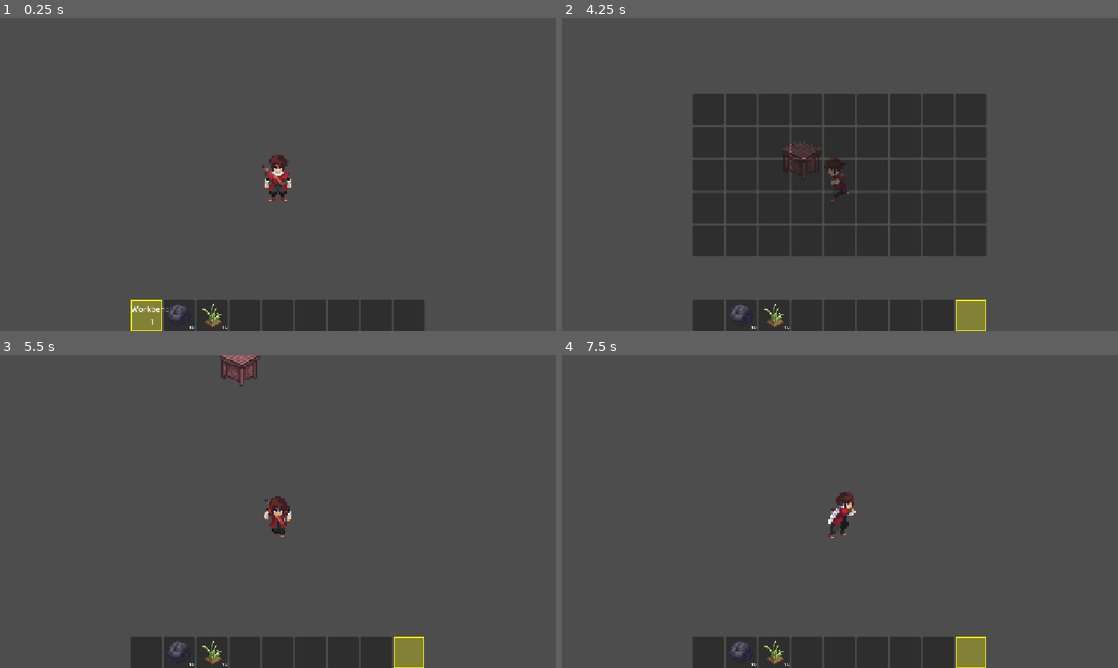
Above: before the commit, frames 1-4 (two rows, left to right).
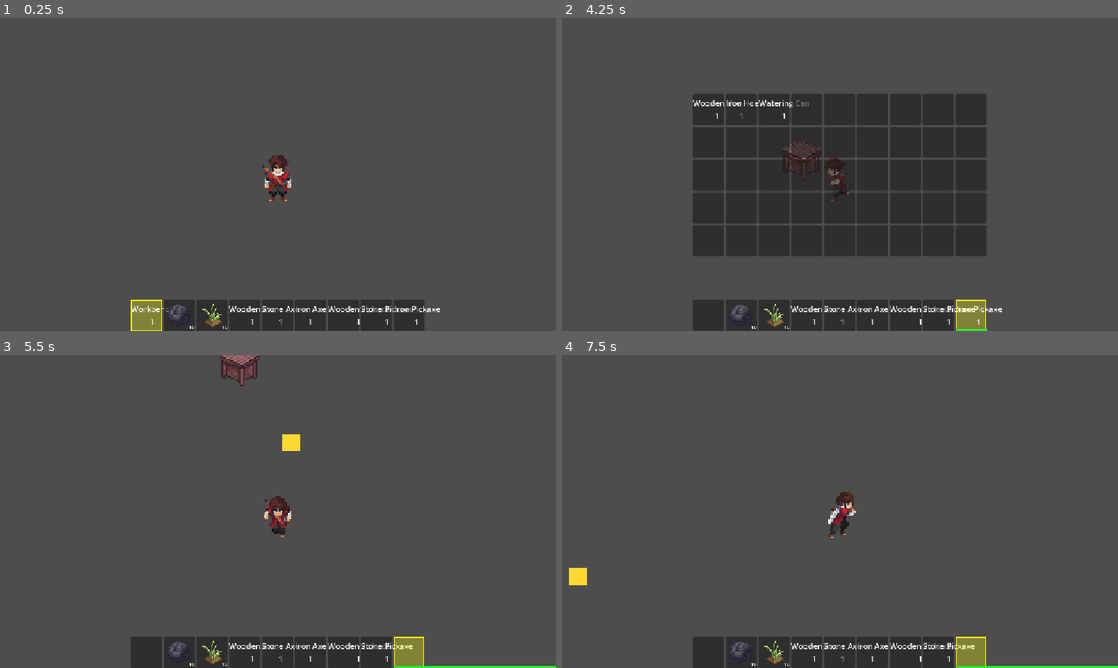
Above: after the commit, the same moments.

Repository: tremirhankaya/my-cosmos
Game: Godot game, scene res://world.tscn
Same seed, same stepped clock (60 frames per second), same inputs: the game is played once before the commit and once after it.
Inputs (mouse positions are in pixels of both pictures, inside the frame that each line leads up to):
- Up to frame 1 (0.25 s): no input
- Up to frame 2 (4.25 s): tap Enter at 0.5 s; move the mouse to (962, 158) at 0.52 s; hold D (move_right) 0.53-1.28 s; tap E at 0.6 s; click (962, 158) at 0.67 s; move the mouse to (728, 190) at 1.27 s; hold S (move_down) 1.28-2.03 s; tap Q at 1.35 s; click (728, 190) at 1.42 s; move the mouse to (895, 105) at 2.02 s; hold D (move_right) 2.03-2.78 s; hold Alt 2.03-2.78 s; click (895, 105) at 2.17 s; move the mouse to (812, 237) at 2.77 s; hold W (move_up) 2.78-3.53 s; tap 1 at 2.85 s; click (812, 237) at 2.92 s; move the mouse to (1006, 221) at 3.52 s; hold A (move_left) from 3.53 s (still down); tap 9 at 3.6 s; click (1006, 221) at 3.67 s; tap Escape (ui_cancel) at 4.15 s
- Up to frame 3 (5.5 s): move the mouse to (111, 464) at 4.27 s; tap E at 4.35 s; click (111, 464) at 4.42 s; move the mouse to (305, 511) at 5.02 s; release A (move_left) at 5.03 s; hold S (move_down) from 5.03 s (still down); tap Q at 5.1 s; click (305, 511) at 5.17 s
- Up to frame 4 (7.5 s): move the mouse to (756, 433) at 5.77 s; release S (move_down) at 5.78 s; hold D (move_right) 5.78-6.53 s; tap Alt at 5.85 s; click (756, 433) at 5.92 s; move the mouse to (962, 495) at 6.52 s; hold W (move_up) 6.53-7.28 s; tap 1 at 6.6 s; click (962, 495) at 6.67 s; move the mouse to (728, 527) at 7.27 s; hold D (move_right) from 7.28 s (still down); tap 9 at 7.35 s; click (728, 527) at 7.42 s

The runs differ from the first frame. In frame 1, 0.4% of the frame differs, in the area x 41-80%, y 92-98%; in frame 2, 0.7%; in frame 3, 0.7%; in frame 4, 0.7%, in the area x 1-100%, y 68-100%.

Commit message:
Enhance inventory and tool systems: add durability tracking, update item definitions, and improve resource interaction mechanics

Diff:
--- a/prefabs/tree_.tscn
+++ b/prefabs/tree_.tscn
@@ -11,8 +11,7 @@
 
 [node name="Area2D" type="Area2D" unique_id=1176484443]
 script = ExtResource("2_script")
-item_name = "Wood Log"
-amount = 2
+item_name = "Tree"
 
 [node name="Sprite2D" type="Sprite2D" parent="." unique_id=787743199]
 z_index = 1
--- a/prefabs/work_bench.tscn
+++ b/prefabs/work_bench.tscn
@@ -1,24 +1,24 @@
 [gd_scene format=3 uid="uid://c8f5i4n32del8"]
 
-[ext_resource type="Script" uid="uid://bwty1fjccnbac" path="res://scripts/systems/station_node.gd" id="1_ey7v6"]
+[ext_resource type="Script" uid="uid://k12x0i4644lb" path="res://scripts/systems/station_node.gd" id="1_ey7v6"]
 [ext_resource type="Texture2D" uid="uid://dg6wy5xvycwe6" path="res://assets/items/work_bench.png" id="2_ey7v6"]
+
+[sub_resource type="CircleShape2D" id="CircleShape2D_interact"]
+radius = 64.0
 
 [sub_resource type="RectangleShape2D" id="RectangleShape2D_static"]
 size = Vector2(32, 32)
 
-[sub_resource type="CircleShape2D" id="CircleShape2D_interact"]
-radius = 64.0
-
 [node name="WorkBench" type="Area2D" unique_id=82108097]
 script = ExtResource("1_ey7v6")
 
-[node name="Sprite2D" type="Sprite2D" parent="."]
+[node name="Sprite2D" type="Sprite2D" parent="." unique_id=464912457]
 texture = ExtResource("2_ey7v6")
 
-[node name="InteractCollision" type="CollisionShape2D" parent="."]
+[node name="InteractCollision" type="CollisionShape2D" parent="." unique_id=928977318]
 shape = SubResource("CircleShape2D_interact")
 
-[node name="StaticBody2D" type="StaticBody2D" parent="."]
+[node name="StaticBody2D" type="StaticBody2D" parent="." unique_id=1332621340]
 
-[node name="CollisionShape2D" type="CollisionShape2D" parent="StaticBody2D"]
+[node name="CollisionShape2D" type="CollisionShape2D" parent="StaticBody2D" unique_id=1637565404]
 shape = SubResource("RectangleShape2D_static")
--- a/scripts/player.gd
+++ b/scripts/player.gd
@@ -39,6 +39,15 @@
 	Inventory.add_item("Workbench", 1)
 	Inventory.add_item("Stone", 10)
 	Inventory.add_item("Fiber", 10)
+	Inventory.add_item("Wooden Axe", 1)
+	Inventory.add_item("Stone Axe", 1)
+	Inventory.add_item("Iron Axe", 1)
+	Inventory.add_item("Wooden Pickaxe", 1)
+	Inventory.add_item("Stone Pickaxe", 1)
+	Inventory.add_item("Iron Pickaxe", 1)
+	Inventory.add_item("Wooden Hoe", 1)
+	Inventory.add_item("Iron Hoe", 1)
+	Inventory.add_item("Watering Can", 1)
 	hotbar = get_node("/root/World/HUD/Hotbar")
 	place_warning = get_node("/root/World/HUD/PlaceWarning")
 	place_warning.visible = false
@@ -93,23 +102,29 @@
 
 func _get_tool_level(item_name: String) -> int:
 	if item_name == "":
-		return 0  # el (hand)
+		return 0
 	var item = ItemDB.get_item(item_name)
 	if item.get("type", "") == "tool":
 		return item.get("tier", 1)
-	return 0  # tool değilse el sayılır
+	return 0
+
+func _get_equipped_tool_type(item_name: String) -> String:
+	if item_name == "":
+		return ""
+	var item = ItemDB.get_item(item_name)
+	if item.get("type", "") == "tool":
+		return item.get("tool_type", "")
+	return ""
 
 # ── Breaking: basılı tut → progress bar dolar → kırılır ──
 func _try_start_breaking(item_name: String) -> void:
-	var tool_level = _get_tool_level(item_name)
 	var mouse_pos = get_global_mouse_position()
 	var best_node = null
 	var best_dist = INF
 	for node in get_tree().get_nodes_in_group("resource_node"):
 		if not node.player_nearby:
 			continue
-		var dist_to_player = node.global_position.distance_to(global_position)
-		if dist_to_player > BREAK_RANGE:
+		if node.global_position.distance_to(global_position) > BREAK_RANGE:
 			continue
 		var d = node.global_position.distance_to(mouse_pos)
 		if d < best_dist:
@@ -117,10 +132,31 @@
 			best_node = node
 	if best_node == null:
 		return
-	if tool_level < best_node.break_level:
+
+	var req = best_node.required_tool_type
+	var is_hand = (item_name == "")
+
+	# El kontrolü
+	if is_hand and not best_node.hand_allowed:
+		_show_warning("Alet gerekli!")
+		return
+
+	# Yanlış alet tipi → engelle
+	if not is_hand and req != "" and _get_equipped_tool_type(item_name) != req:
+		const TOOL_NAMES = {"axe": "Balta", "pickaxe": "Kazma", "hoe": "Capa"}
+		_show_warning(TOOL_NAMES.get(req, "Uygun alet") + " gerekli!")
+		return
+
+	# Doğru alet tipiyse hız bonusu ver
+	var tool_level = 0
+	if not is_hand and req != "" and _get_equipped_tool_type(item_name) == req:
+		tool_level = _get_tool_level(item_name)
+
+	if tool_level < best_node.min_tier:
 		_show_warning("Daha guclu alet gerekli!")
 		return
-	var multiplier = tool_level - best_node.break_level + 1
+
+	var multiplier = tool_level - best_node.min_tier + 1
 	_is_breaking = true
 	_break_target = best_node
 	_break_progress = 0.0
@@ -135,6 +171,9 @@
 	_break_target.show_progress(ratio)
 	if _break_progress >= _break_effective_time:
 		_break_target._drop_and_destroy()
+		var used_item = hotbar.get_selected_item()
+		if used_item != "":
+			Inventory.use_tool(used_item)
 		_stop_breaking()
 
 func _stop_breaking() -> void:
--- a/scripts/systems/inventory.gd
+++ b/scripts/systems/inventory.gd
@@ -10,25 +10,29 @@
 # ── Held item (cursor'da tasinan item) ──
 var held_item: String = ""
 var held_quantity: int = 0
+var held_durability: int = -1
 var held_source_slot: int = -1
 
 func _ready() -> void:
 	slots.resize(SLOT_COUNT)
 	for i in SLOT_COUNT:
-		slots[i] = {"item": "", "quantity": 0}
+		slots[i] = {"item": "", "quantity": 0, "durability": -1}
 
 func add_item(item_name: String, amount: int = 1) -> bool:
-	# Önce aynı item varsa üstüne ekle
-	for slot in slots:
-		if slot["item"] == item_name:
-			slot["quantity"] += amount
-			inventory_changed.emit()
-			return true
+	var max_dur = ItemDB.get_item(item_name).get("max_durability", -1)
+	# Alet değilse (durability yok) aynı item üstüne ekle
+	if max_dur == -1:
+		for slot in slots:
+			if slot["item"] == item_name:
+				slot["quantity"] += amount
+				inventory_changed.emit()
+				return true
 	# Boş slot bul
 	for slot in slots:
 		if slot["item"] == "":
 			slot["item"] = item_name
 			slot["quantity"] = amount
+			slot["durability"] = max_dur
 			inventory_changed.emit()
 			return true
 	return false  # Envanter dolu
@@ -66,9 +70,11 @@
 		return
 	held_item = slot["item"]
 	held_quantity = slot["quantity"]
+	held_durability = slot["durability"]
 	held_source_slot = slot_index
 	slot["item"] = ""
 	slot["quantity"] = 0
+	slot["durability"] = -1
 	inventory_changed.emit()
 	held_item_changed.emit()
 
@@ -78,10 +84,12 @@
 		return
 	held_item = slot["item"]
 	held_quantity = amount
+	held_durability = slot["durability"]
 	held_source_slot = slot_index
 	slot["quantity"] -= amount
 	if slot["quantity"] == 0:
 		slot["item"] = ""
+		slot["durability"] = -1
 	inventory_changed.emit()
 	held_item_changed.emit()
 
@@ -93,8 +101,10 @@
 	if target["item"] == "":
 		target["item"] = held_item
 		target["quantity"] = held_quantity
+		target["durability"] = held_durability
 		_clear_held()
-	elif target["item"] == held_item:
+	elif target["item"] == held_item and target["durability"] == -1:
+		# Sadece durability'si olmayan itemler merge edilir
 		var max_stack = ItemDB.get_item(held_item).get("max_stack", 99)
 		var space = max_stack - target["quantity"]
 		var to_add = min(held_quantity, space)
@@ -107,10 +117,13 @@
 	else:
 		var temp_item = target["item"]
 		var temp_qty = target["quantity"]
+		var temp_dur = target["durability"]
 		target["item"] = held_item
 		target["quantity"] = held_quantity
+		target["durability"] = held_durability
 		held_item = temp_item
 		held_quantity = temp_qty
+		held_durability = temp_dur
 		held_source_slot = slot_index
 		held_item_changed.emit()
 
@@ -122,7 +135,8 @@
 	if held_source_slot >= 0 and slots[held_source_slot]["item"] == "":
 		slots[held_source_slot]["item"] = held_item
 		slots[held_source_slot]["quantity"] = held_quantity
-	elif held_source_slot >= 0 and slots[held_source_slot]["item"] == held_item:
+		slots[held_source_slot]["durability"] = held_durability
+	elif held_source_slot >= 0 and slots[held_source_slot]["item"] == held_item and held_durability == -1:
 		slots[held_source_slot]["quantity"] += held_quantity
 	else:
 		add_item(held_item, held_quantity)
@@ -132,5 +146,18 @@
 func _clear_held() -> void:
 	held_item = ""
 	held_quantity = 0
+	held_durability = -1
 	held_source_slot = -1
 	held_item_changed.emit()
+
+# Aleti kullan: durability 1 azalt, 0'a gelince kır
+func use_tool(item_name: String) -> void:
+	for slot in slots:
+		if slot["item"] == item_name and slot["durability"] > 0:
+			slot["durability"] -= 1
+			if slot["durability"] == 0:
+				slot["item"] = ""
+				slot["quantity"] = 0
+				slot["durability"] = -1
+			inventory_changed.emit()
+			return
--- a/scripts/systems/item_db.gd
+++ b/scripts/systems/item_db.gd
@@ -4,11 +4,12 @@
 	# ── Ham maddeler ─────────────────────────────────────────────
 	# break_level: 0=el, 1=wooden, 2=stone, 3=iron
 	# break_time: baz kırılma süresi (saniye), tool çarpanıyla bölünür
-	"Wood Log":          {"type": "resource", "max_stack": 99, "break_level": 1, "break_time": 4.0, "icon": "res://assets/items/wood_.png", "placeable": true, "prefab": "res://prefabs/tree_.tscn"},
-	"Stone":             {"type": "resource", "max_stack": 99, "break_level": 0, "break_time": 4.0, "icon": "res://assets/items/rock.png", "placeable": true, "prefab": "res://prefabs/rock_.tscn"},
-	"Iron Ore":          {"type": "resource", "max_stack": 99, "break_level": 2, "break_time": 6.0},
-	"Coal":              {"type": "resource", "max_stack": 99, "break_level": 1, "break_time": 3.0},
-	"Fiber":             {"type": "resource", "max_stack": 99, "break_level": 0, "break_time": 0.3, "icon": "res://assets/items/fiber.png", "placeable": true, "prefab": "res://prefabs/fiber_.tscn"},
+	"Tree":      {"required_tool_type": "axe",     "min_tier": 0, "hand_allowed": true,  "break_time": 4.0, "drops": [{"item": "Wood Log", "min": 3, "max": 5}]},
+	"Wood Log":  {"type": "resource", "max_stack": 99, "icon": "res://assets/items/wood_.png"},
+	"Stone":     {"type": "resource", "max_stack": 99, "required_tool_type": "pickaxe", "min_tier": 0, "hand_allowed": true,  "break_time": 4.0, "icon": "res://assets/items/rock.png", "placeable": true, "prefab": "res://prefabs/rock_.tscn", "drops": [{"item": "Stone",    "min": 2, "max": 4}]},
+	"Iron Ore":  {"type": "resource", "max_stack": 99, "required_tool_type": "pickaxe", "min_tier": 2, "hand_allowed": false, "break_time": 6.0, "drops": [{"item": "Iron Ore", "min": 1, "max": 2}]},
+	"Coal":      {"type": "resource", "max_stack": 99, "required_tool_type": "pickaxe", "min_tier": 1, "hand_allowed": false, "break_time": 3.0, "drops": [{"item": "Coal",     "min": 1, "max": 3}]},
+	"Fiber":     {"type": "resource", "max_stack": 99, "required_tool_type": "",        "min_tier": 0, "hand_allowed": true,  "break_time": 0.3, "icon": "res://assets/items/fiber.png", "placeable": false, "prefab": "res://prefabs/fiber_.tscn", "drops": [{"item": "Fiber", "min": 1, "max": 2}]},
 
 	# ── İşlenmiş metaller ────────────────────────────────────────
 	"Ham Iron":          {"type": "resource", "max_stack": 99},  # Iron Ore → Stone Forge
@@ -45,18 +46,18 @@
 
 	# ── Aletler ──────────────────────────────────────────────────
 	# Kazma: Stone/Coal (tier1+), Iron Ore (tier2+ verimsiz, tier3 verimli)
-	"Wooden Pickaxe":    {"type": "tool", "tool_type": "pickaxe", "tier": 1, "max_stack": 1},
-	"Stone Pickaxe":     {"type": "tool", "tool_type": "pickaxe", "tier": 2, "max_stack": 1},
-	"Iron Pickaxe":      {"type": "tool", "tool_type": "pickaxe", "tier": 3, "max_stack": 1},
+	"Wooden Pickaxe":    {"type": "tool", "tool_type": "pickaxe", "tier": 1, "max_stack": 1, "max_durability": 50},
+	"Stone Pickaxe":     {"type": "tool", "tool_type": "pickaxe", "tier": 2, "max_stack": 1, "max_durability": 150},
+	"Iron Pickaxe":      {"type": "tool", "tool_type": "pickaxe", "tier": 3, "max_stack": 1, "max_durability": 400},
 	# Balta: Wood Log keser
-	"Wooden Axe":        {"type": "tool", "tool_type": "axe",     "tier": 1, "max_stack": 1},
-	"Stone Axe":         {"type": "tool", "tool_type": "axe",     "tier": 2, "max_stack": 1},
-	"Iron Axe":          {"type": "tool", "tool_type": "axe",     "tier": 3, "max_stack": 1},
+	"Wooden Axe":        {"type": "tool", "tool_type": "axe",     "tier": 1, "max_stack": 1, "max_durability": 50},
+	"Stone Axe":         {"type": "tool", "tool_type": "axe",     "tier": 2, "max_stack": 1, "max_durability": 150},
+	"Iron Axe":          {"type": "tool", "tool_type": "axe",     "tier": 3, "max_stack": 1, "max_durability": 400},
 	# Çapa: toprağı sürer
-	"Wooden Hoe":        {"type": "tool", "tool_type": "hoe",     "tier": 1, "max_stack": 1},
-	"Iron Hoe":          {"type": "tool", "tool_type": "hoe",     "tier": 2, "max_stack": 1},
+	"Wooden Hoe":        {"type": "tool", "tool_type": "hoe",     "tier": 1, "max_stack": 1, "max_durability": 50},
+	"Iron Hoe":          {"type": "tool", "tool_type": "hoe",     "tier": 2, "max_stack": 1, "max_durability": 200},
 	# Sulama
-	"Watering Can":      {"type": "tool", "tool_type": "water",   "tier": 1, "max_stack": 1},
+	"Watering Can":      {"type": "tool", "tool_type": "water",   "tier": 1, "max_stack": 1, "max_durability": 100},
 
 	# ── Silahlar ─────────────────────────────────────────────────
 	"Wooden Sword":      {"type": "weapon", "max_stack": 1},
@@ -80,17 +81,17 @@
 	"Iron Leggings":     {"type": "armor", "slot": "legs",  "max_stack": 1},
 
 	# ── Yapılar / Yerleştirilebilir ──────────────────────────────
-	"Campfire":          {"type": "structure", "max_stack": 1, "placeable": true, "prefab": "res://prefabs/work_bench.tscn"},
-	"Bed":               {"type": "structure", "max_stack": 1, "placeable": true, "prefab": "res://prefabs/work_bench.tscn"},
-	"Stone Forge":       {"type": "structure", "max_stack": 1, "placeable": true, "prefab": "res://prefabs/work_bench.tscn"},
-	"Workbench":         {"type": "structure", "max_stack": 1, "placeable": true, "prefab": "res://prefabs/work_bench.tscn"},
-	"Iron Workbench":    {"type": "structure", "max_stack": 1, "placeable": true, "prefab": "res://prefabs/work_bench.tscn"},
-	"Smelter":           {"type": "structure", "max_stack": 1, "placeable": true, "prefab": "res://prefabs/work_bench.tscn"},
-	"Storage Chest":     {"type": "structure", "max_stack": 1, "placeable": true, "prefab": "res://prefabs/work_bench.tscn"},
-	"Conveyor Belt":     {"type": "structure", "max_stack": 1, "placeable": true, "prefab": "res://prefabs/work_bench.tscn"},
-	"Mining Drill":      {"type": "structure", "max_stack": 1, "placeable": true, "prefab": "res://prefabs/work_bench.tscn"},
-	"Kova":              {"type": "structure", "max_stack": 1, "placeable": true, "prefab": "res://prefabs/work_bench.tscn"},
-	"Kuyu":              {"type": "structure", "max_stack": 1, "placeable": true, "prefab": "res://prefabs/work_bench.tscn"},
+	"Campfire":          {"type": "structure", "max_stack": 1, "placeable": true, "prefab": "res://prefabs/work_bench.tscn", "breakable": true, "required_tool_type": "",        "min_tier": 0, "break_time": 2.0, "drops": [{"item": "Campfire",       "min": 1, "max": 1}]},
+	"Bed":               {"type": "structure", "max_stack": 1, "placeable": true, "prefab": "res://prefabs/work_bench.tscn", "breakable": true, "required_tool_type": "axe",     "min_tier": 1, "break_time": 3.0, "drops": [{"item": "Bed",            "min": 1, "max": 1}]},
+	"Stone Forge":       {"type": "structure", "max_stack": 1, "placeable": true, "prefab": "res://prefabs/work_bench.tscn", "breakable": true, "required_tool_type": "pickaxe", "min_tier": 1, "break_time": 5.0, "drops": [{"item": "Stone Forge",    "min": 1, "max": 1}]},
+	"Workbench":         {"type": "structure", "max_stack": 1, "placeable": true, "prefab": "res://prefabs/work_bench.tscn", "breakable": true, "required_tool_type": "axe",     "min_tier": 1, "break_time": 4.0, "drops": [{"item": "Workbench",      "min": 1, "max": 1}]},
+	"Iron Workbench":    {"type": "structure", "max_stack": 1, "placeable": true, "prefab": "res://prefabs/work_bench.tscn", "breakable": true, "required_tool_type": "pickaxe", "min_tier": 2, "break_time": 6.0, "drops": [{"item": "Iron Workbench", "min": 1, "max": 1}]},
+	"Smelter":           {"type": "structure", "max_stack": 1, "placeable": true, "prefab": "res://prefabs/work_bench.tscn", "breakable": true, "required_tool_type": "pickaxe", "min_tier": 2, "break_time": 6.0, "drops": [{"item": "Smelter",        "min": 1, "max": 1}]},
+	"Storage Chest":     {"type": "structure", "max_stack": 1, "placeable": true, "prefab": "res://prefabs/work_bench.tscn", "breakable": true, "required_tool_type": "axe",     "min_tier": 1, "break_time": 3.0, "drops": [{"item": "Storage Chest",  "min": 1, "max": 1}]},
+	"Conveyor Belt":     {"type": "structure", "max_stack": 1, "placeable": true, "prefab": "res://prefabs/work_bench.tscn", "breakable": true, "required_tool_type": "axe",     "min_tier": 1, "break_time": 2.0, "drops": [{"item": "Conveyor Belt",  "min": 1, "max": 1}]},
+	"Mining Drill":      {"type": "structure", "max_stack": 1, "placeable": true, "prefab": "res://prefabs/work_bench.tscn", "breakable": true, "required_tool_type": "pickaxe", "min_tier": 2, "break_time": 6.0, "drops": [{"item": "Mining Drill",   "min": 1, "max": 1}]},
+	"Kova":              {"type": "structure", "max_stack": 1, "placeable": true, "prefab": "res://prefabs/work_bench.tscn", "breakable": true, "required_tool_type": "",        "min_tier": 0, "break_time": 2.0, "drops": [{"item": "Kova",           "min": 1, "max": 1}]},
+	"Kuyu":              {"type": "structure", "max_stack": 1, "placeable": true, "prefab": "res://prefabs/work_bench.tscn", "breakable": true, "required_tool_type": "pickaxe", "min_tier": 1, "break_time": 4.0, "drops": [{"item": "Kuyu",           "min": 1, "max": 1}]},
 
 	# ── Gemi parçaları (oyun sonu) ───────────────────────────────
 	"Gemi Govdesi":      {"type": "ship_part", "max_stack": 1},
--- a/scripts/systems/resource_node.gd
+++ b/scripts/systems/resource_node.gd
@@ -1,29 +1,22 @@
 extends Area2D
 
-# ── Break Level Sistemi ──────────────────────────────────
-# Level 0 = El ile kırılır (fiber, çalı)
-# Level 1 = En az Wooden tool gerekir (ağaç, taş)
-# Level 2 = En az Stone tool gerekir (kömür, demir cevheri)
-# Level 3 = En az Iron tool gerekir (sert cevherler)
-#
-# Tool seviyeleri (ItemDB'deki tier):
-#   0 = El (hand)
-#   1 = Wooden (tahta)
-#   2 = Stone (taş)
-#   3 = Iron (demir)
+# ── Tool Sistemi ─────────────────────────────────────────
+# required_tool_type: hangi alet kategorisi gerekli ("axe", "pickaxe", "" = el)
+# min_tier: o kategoride minimum tier (1=wooden, 2=stone, 3=iron)
 #
 # Süre formülü:
-#   çarpan = tool_level - break_level + 1
+#   çarpan = tool_tier - min_tier + 1
 #   efektif süre = break_time / çarpan
-#   tool_level < break_level → kırılamaz
 # ─────────────────────────────────────────────────────────
 
 @export var item_name: String = "Wood Log"
-@export var amount: int = 1
 
 # ItemDB'den okunur (_ready'de)
-var break_level: int = 0
+var min_tier: int = 0
 var break_time: float = 4.0
+var required_tool_type: String = ""
+var hand_allowed: bool = false
+var drops: Array = []
 var player_nearby: bool = false
 var _progress_bg: Polygon2D = null
 var _progress_fill: Polygon2D = null
@@ -36,8 +29,11 @@
 	add_to_group("resource_node")
 	# ItemDB'den break verilerini oku
 	var data = ItemDB.get_item(item_name)
-	break_level = data.get("break_level", 0)
+	min_tier = data.get("min_tier", 0)
 	break_time = data.get("break_time", 4.0)
+	required_tool_type = data.get("required_tool_type", "")
+	hand_allowed = data.get("hand_allowed", true)
+	drops = data.get("drops", [])
 	body_entered.connect(_on_body_entered)
 	body_exited.connect(_on_body_exited)
 	_create_progress_bar()
@@ -50,9 +46,9 @@
 	if body.is_in_group("player"):
 		player_nearby = false
 
-# E tuşu — sadece el ile toplanabilir kaynaklar (break_level 0)
+# E tuşu — sadece el ile toplanabilir kaynaklar (required_tool_type yok)
 func interact() -> void:
-	if player_nearby and break_level == 0:
+	if player_nearby and required_tool_type == "":
 		_drop_and_destroy()
 
 # ── Progress bar ──
@@ -95,7 +91,12 @@
 const ItemDropScript = preload("res://scripts/systems/item_drop.gd")
 
 func _drop_and_destroy() -> void:
-	_spawn_drop(item_name, amount)
+	for entry in drops:
+		var chance = entry.get("chance", 1.0)
+		if randf() > chance:
+			continue
+		var amount = randi_range(entry.get("min", 1), entry.get("max", 1))
+		_spawn_drop(entry["item"], amount)
 	queue_free()
 
 func _spawn_drop(drop_name: String, drop_amount: int) -> void:
--- a/scripts/ui/hotbar_ui.gd
+++ b/scripts/ui/hotbar_ui.gd
@@ -59,6 +59,23 @@
 		qty_label.visible = false
 		panel.add_child(qty_label)
 
+		var dur_bg = ColorRect.new()
+		dur_bg.name = "DurBg"
+		dur_bg.color = Color(0.2, 0.2, 0.2, 0.8)
+		dur_bg.size = Vector2(64, 4)
+		dur_bg.position = Vector2(0, 60)
+		dur_bg.mouse_filter = Control.MOUSE_FILTER_IGNORE
+		dur_bg.visible = false
+		panel.add_child(dur_bg)
+
+		var dur_fill = ColorRect.new()
+		dur_fill.name = "DurFill"
+		dur_fill.size = Vector2(64, 4)
+		dur_fill.position = Vector2(0, 60)
+		dur_fill.mouse_filter = Control.MOUSE_FILTER_IGNORE
+		dur_fill.visible = false
+		panel.add_child(dur_fill)
+
 		add_child(panel)
 		slot_panels.append(panel)
 
@@ -86,6 +103,7 @@
 			icon.texture = null
 			qty.visible = false
 			label.text = ""
+	_update_durability_bar()
 
 func _update_selection() -> void:
 	for i in SLOT_COUNT:
@@ -94,6 +112,34 @@
 			panel.add_theme_stylebox_override("panel", _selected_style())
 		else:
 			panel.remove_theme_stylebox_override("panel")
+	_update_durability_bar()
+
+func _update_durability_bar() -> void:
+	for i in SLOT_COUNT:
+		var panel = slot_panels[i]
+		var dur_bg = panel.get_node("DurBg")
+		var dur_fill = panel.get_node("DurFill")
+		if i != selected_slot:
+			dur_bg.visible = false
+			dur_fill.visible = false
+			continue
+		var slot = Inventory.slots[i]
+		var durability = slot.get("durability", -1)
+		if durability == -1:
+			dur_bg.visible = false
+			dur_fill.visible = false
+			continue
+		var max_dur = ItemDB.get_item(slot["item"]).get("max_durability", 1)
+		var ratio = float(durability) / float(max_dur)
+		dur_bg.visible = true
+		dur_fill.visible = true
+		dur_fill.size.x = 64.0 * ratio
+		if ratio > 0.5:
+			dur_fill.color = Color(0.2, 0.9, 0.2)
+		elif ratio > 0.25:
+			dur_fill.color = Color(0.9, 0.7, 0.1)
+		else:
+			dur_fill.color = Color(0.9, 0.2, 0.2)
 
 func _selected_style() -> StyleBoxFlat:
 	var style = StyleBoxFlat.new()
Not shown, changed: CLAUDE.md
